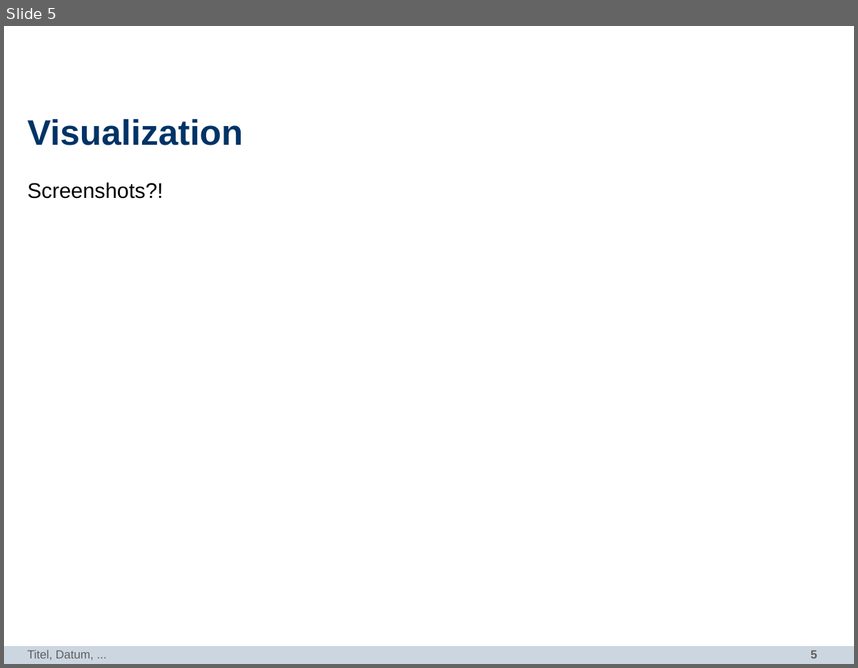
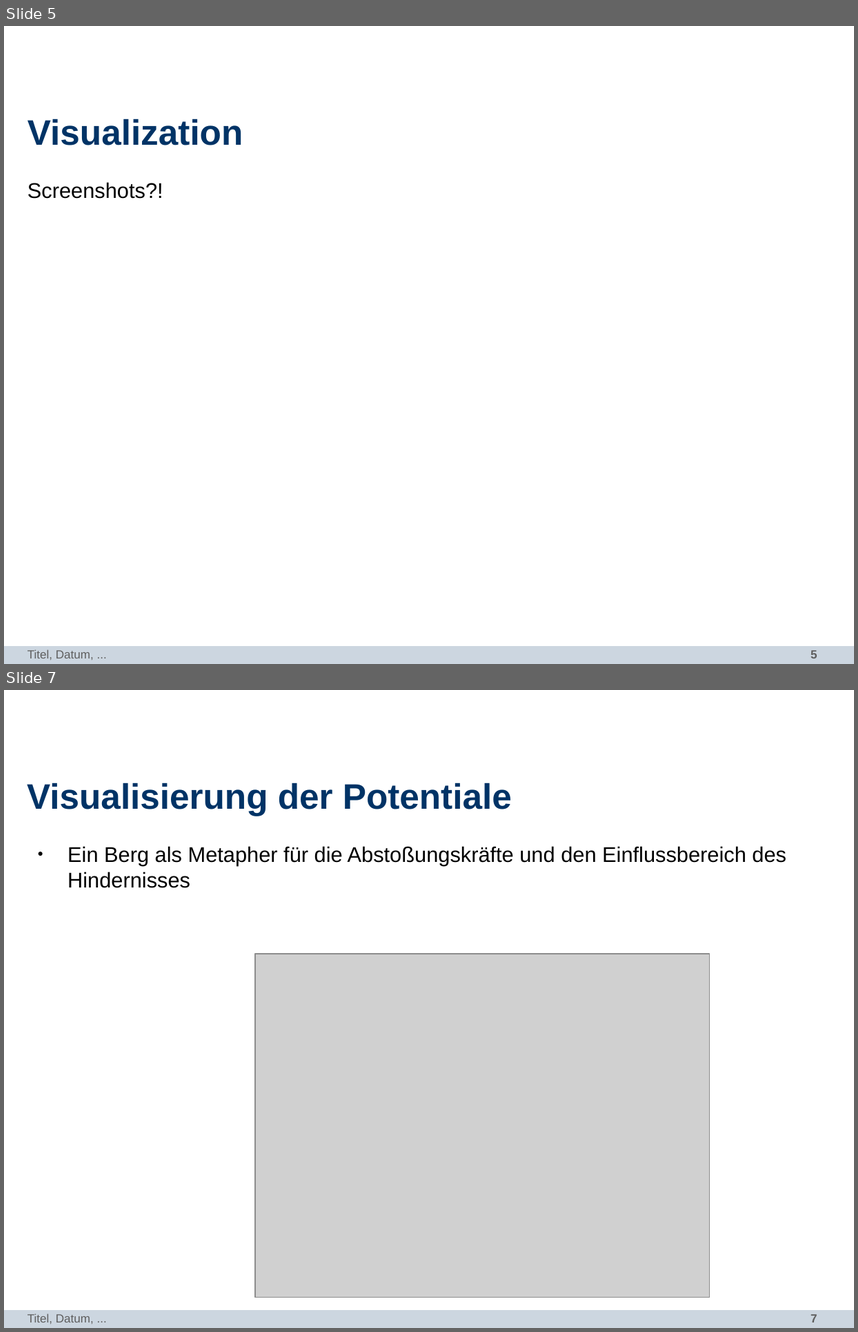
Before and after one commit to mthiop/mthiop.github.io, a slide deck: pres/PP_DataViz.odp. Shown one above the other, each under a label of ours: slide 5 before the commit, slides 5 and 7 after it; the slides between them are not shown. The pictures are 858x668 and 858x1332 pixels, drawn with LibreOffice and Linux fonts; fonts in the diff are those of the drawing; grey boxes stand for pictures; background and template pictures are left out. Boxes give left, top, right and bottom in pixels: in the first picture for what was removed or moved away, otherwise in the second. Text is boxed around its words. In the diff, an @@ line names an element or a change of style, - is before the commit and + after.

Commit message:
Präsentation Visualisierung 3D

```diff
--- a/pres/PP_DataViz.odp
+++ b/pres/PP_DataViz.odp
@@ slide 7 added at <box>4,690,854,1328</box>, background #FFFFFF; not listed: 2 template elements that a slide beside it also shows @@
@@ title added at <box>27,782,512,816</box>, 30 pt, text #003366, bold @@
+Visualisierung der Potentiale
@@ text added at <box>67,846,786,888</box>, 18 pt, text #000000 @@
+● Ein Berg als Metapher für die Abstoßungskräfte und den Einflussbereich des Hindernisses
@@ picture added at <box>256,954,710,1297</box> @@
@@ text added at <box>27,1313,94,1323</box>, 10 pt, text #5F5F5F @@
+Titel, Datum, ...
```
Also in this commit, not shown: 2 other slides added, 1 slide removed, 3 other files.
